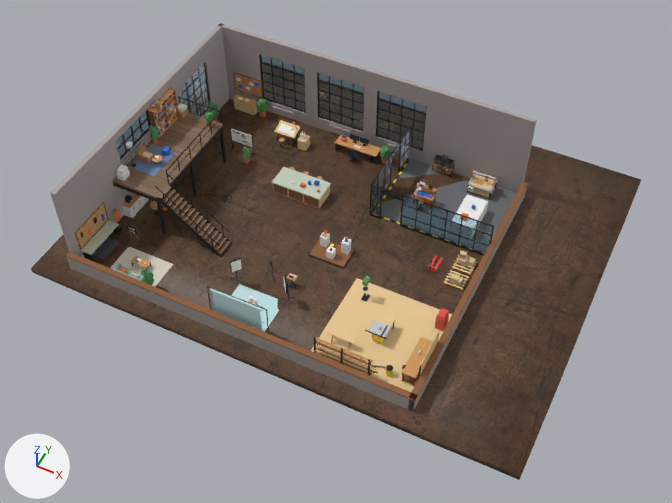
The Blender file Assets/_Portfolio/Art/Models/Workshop.blend, before and after one commit.
Before and after are seen from a camera (50 mm lens) standing at (20.9, -36.0, 41.8) and looking at (4.3, -2.8, 0.3). Arrows for +X, +Y and +Z are at lower left; the lights stay in place. The older version comes first.

The first picture shows 'CutawayWalls', 'Entrance', 'Floor', 'GalleryDeck', 'MachineShopGlass', 'MachineZoneFloor', 'Mezzanine', 'PhotoStudio', 'Walls', 'Windows', 'WoodShop', 'Workbench' and 16 more.
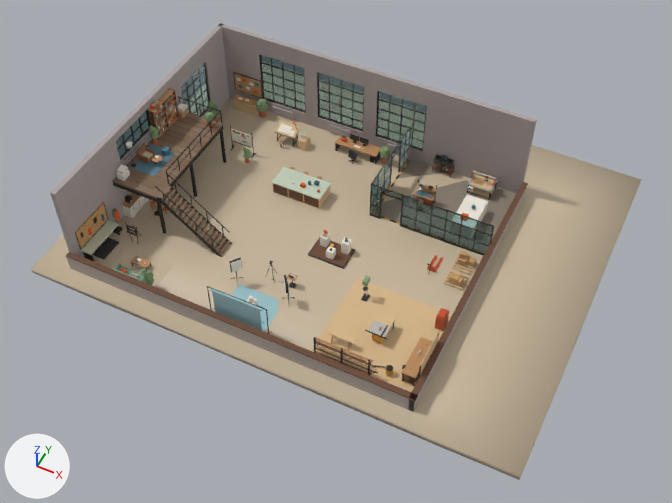
Changed parts and their boxes [x1, y1, x2, y2] in the pictures (672 x 503 px):
'Floor', surface changed (brown to beige)
    both: [31, 99, 641, 480]
'PhotoStudio', recoloured (white to cyan)
    both: [206, 258, 298, 334]

The change, as a diff of the scene's bpy script:
```diff
--- a/Assets/_Portfolio/Art/Models/Workshop.blend.py
+++ b/Assets/_Portfolio/Art/Models/Workshop.blend.py
@@ mat_material @@
 n0 = _N.new('ShaderNodeBsdfPrincipled'); n0.name = 'Principled BSDF'
+n0.inputs[0].default_value = (0.584, 0.474, 0.332, 1.0)  # 'Base Color', beige #c9b79c
 n1 = _N.new('ShaderNodeOutputMaterial'); n1.name = 'Material Output'
@@ mat_material @@
 n3 = _N.new('ShaderNodeDisplacement'); n3.name = 'Displacement'
-n4 = _N.new('ShaderNodeTexImage'); n4.name = 'Image Texture.001'
-n4.image = img_smooth_concrete_floor_diff_2k_jpg
 n5 = _N.new('ShaderNodeMapping'); n5.name = 'Mapping'
@@ mat_material @@
 n6 = _N.new('NodeReroute'); n6.name = 'Reroute'
 _L.new(n3.outputs[0], n1.inputs[2])  # 'Displacement' to 'Displacement'
-_L.new(n4.outputs[0], n0.inputs[0])  # 'Color' to 'Base Color'
-_L.new(n6.outputs[0], n4.inputs[0])  # 'Output' to 'Vector'
 _L.new(n6.outputs[0], n2.inputs[0])  # 'Output' to 'Vector'
@@ mat_m_backdrop @@
 mat_m_backdrop = principled_material('M_Backdrop')
-mat_m_backdrop.base_color = (0.55, 0.78, 0.8)  # pale blue #c4e5e7
+mat_m_backdrop.base_color = (0.337, 0.546, 0.584)  # cyan #9dc3c9
 mat_m_backdrop.roughness = 0.9
```
